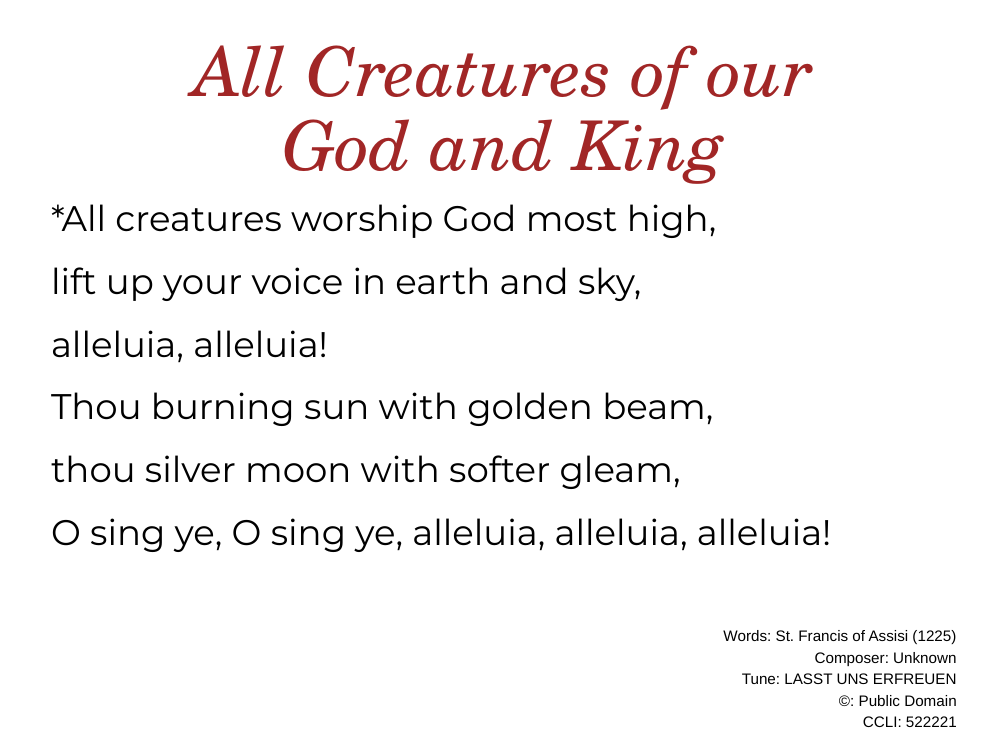
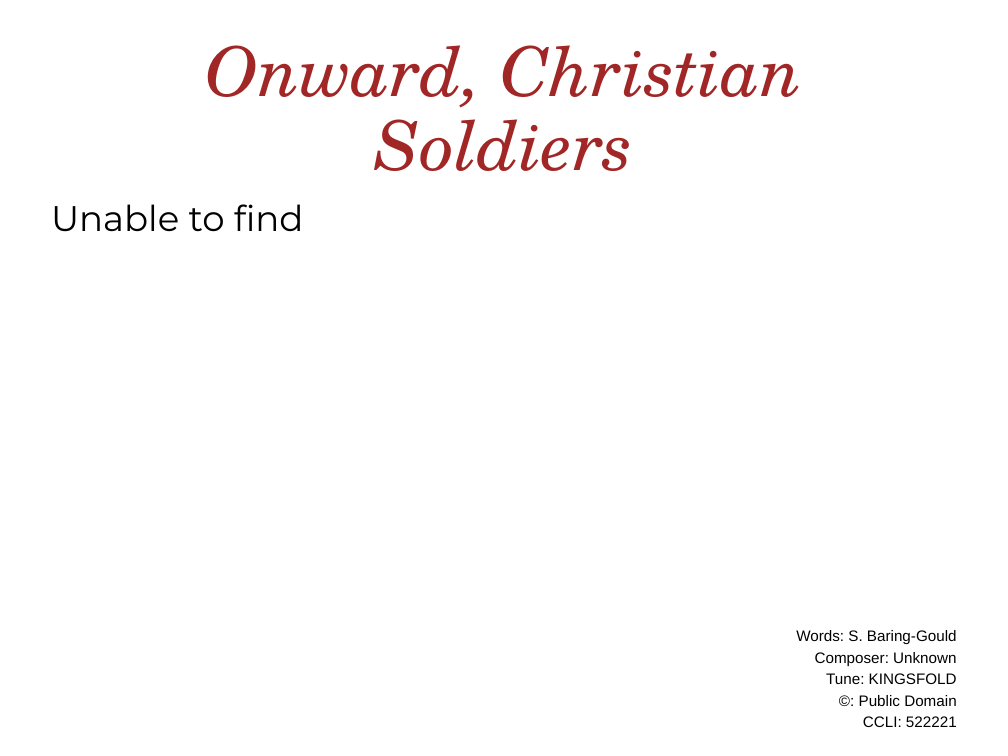
Before and after one commit to alastairherd/Church_Powerpoint_Maker, a slide deck: slide 3 of example_from_template.pptx. Drawn at 1008x756 pixels with LibreOffice and Linux fonts; fonts in the diff are those of the drawing; background and template pictures are left out. Boxes give left, top, right and bottom in pixels: in the first picture for what was removed or moved away, otherwise in the second. Text is boxed around its words. In the diff, an @@ line names an element or a change of style, - is before the commit and + after.

```diff
--- a/example_from_template.pptx
+++ b/example_from_template.pptx
@@ title at bbox=[205, 45, 802, 171]: text changed @@
-All Creatures of our God and King
+Onward, Christian Soldiers
@@ text at bbox=[51, 204, 304, 232]: text changed @@
-*All creatures worship God most high,
-lift up your voice in earth and sky,
-alleluia, alleluia!
-Thou burning sun with golden beam,
-thou silver moon with softer gleam,
-O sing ye, O sing ye, alleluia, alleluia, alleluia!
+Unable to find
@@ text at bbox=[796, 630, 957, 644]: text changed @@
-Words: St. Francis of Assisi (1225)
+Words: S. Baring-Gould
@@ text at bbox=[826, 673, 957, 684]: text changed @@
-Tune: LASST UNS ERFREUEN
+Tune: KINGSFOLD
```
Also in this commit, not shown: 8 other slides changed, 8 slides added, 13 slides removed.
